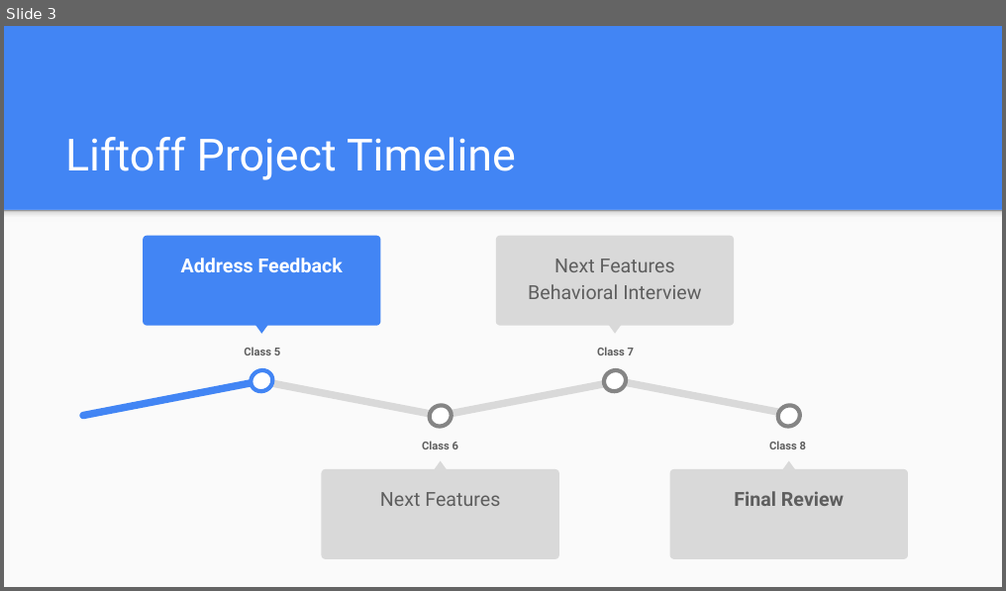
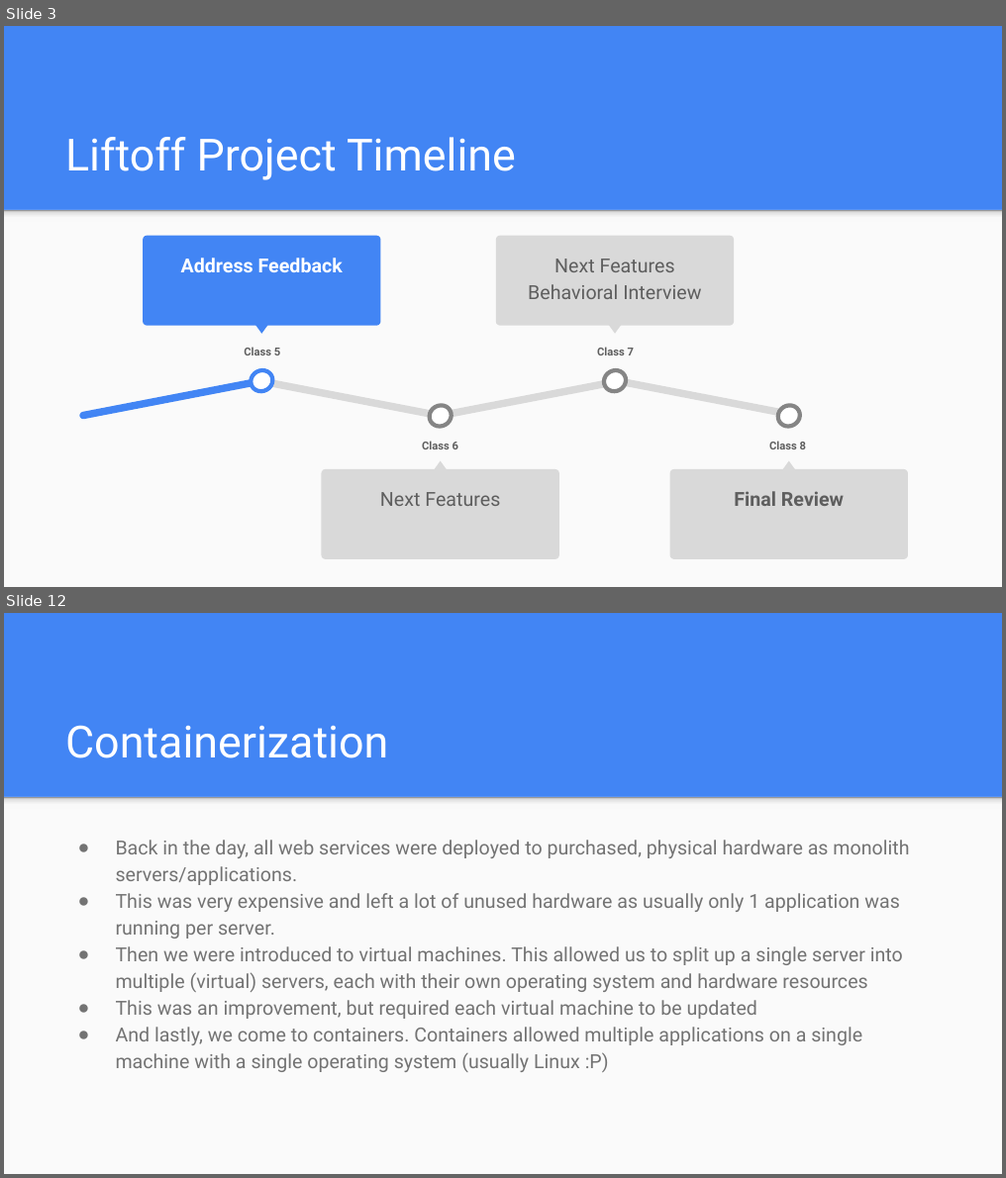
Before and after one commit to icon5585/liftoff-presentations, a slide deck: Class 5 Slides.pptx. Shown one above the other, each under a label of ours: slide 3 before the commit, slides 3 and 12 after it; the slides between them are not shown. The pictures are 1006x591 and 1006x1178 pixels, drawn with LibreOffice and Linux fonts; fonts in the diff are those of the drawing. Boxes give left, top, right and bottom in pixels: in the first picture for what was removed or moved away, otherwise in the second. Text is boxed around its words. In the diff, an @@ line names an element or a change of style, - is before the commit and + after.

```diff
--- a/Class 5 Slides.pptx
+++ b/Class 5 Slides.pptx
@@ slide 12 added at bbox=[4, 613, 1002, 1174], background #4285F4; not listed: 2 template elements that a slide beside it also shows @@
@@ title added at bbox=[65, 725, 388, 759], 32 pt, text #FFFFFF @@
+Containerization
@@ text added at bbox=[116, 840, 909, 1072], 14 pt, text #737373 @@
+● Back in the day, all web services were deployed to purchased, physical hardware as monolith servers/applications.
+● This was very expensive and left a lot of unused hardware as usually only 1 application was running per server.
+● Then we were introduced to virtual machines. This allowed us to split up a single server into multiple (virtual) servers, each with their own operating system and hardware resources
+● This was an improvement, but required each virtual machine to be updated
+● And lastly, we come to containers. Containers allowed multiple applications on a single machine with a single operating system (usually Linux :P)
```
Also in this commit, not shown: 2 slides changed, 12 other slides added, 4 slides removed.
